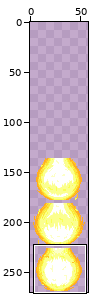
One commit to this sprite sheet: Skills/FinalFlash/FinalFlashWave.png. Above, an overview of the earlier version with the close-up marked.
Close-up. The starting point:
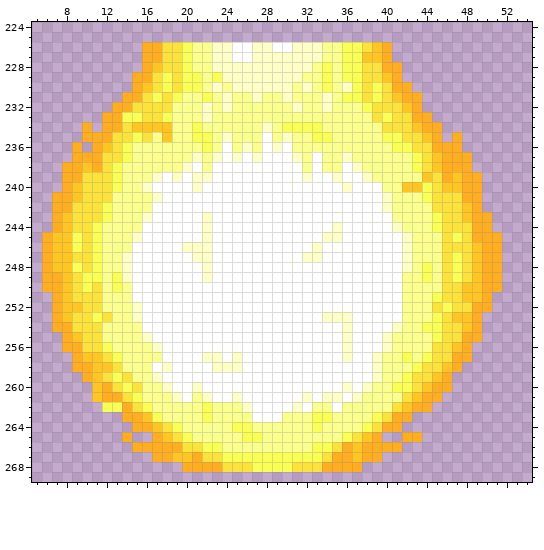
The file is 108x270 pixels, drawn in blocks of 2x2; one block is one cell here. Shown: x 5..54, y 224..269. The old version is drawn lined up with the new one, on the new canvas. The commit also changed other parts of the picture, which this record leaves out.
Once edited:
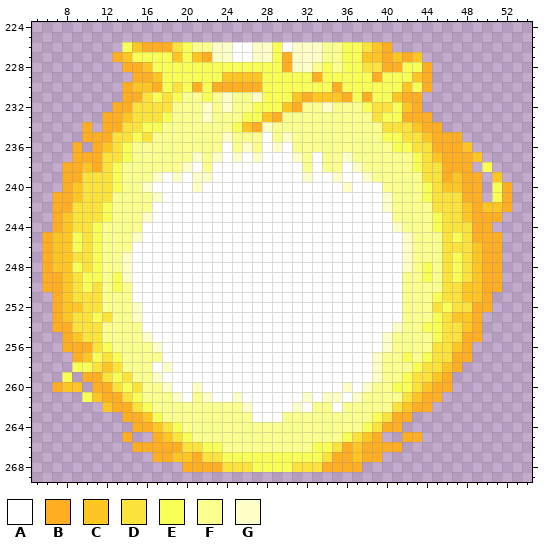
Palette (. is transparent): A #ffffff  B #ffad21  C #ffc623  D #fce33c  E #f9ff54  F #fbff8e  G #fdffc6
Diff:
canvas 54x135 -> 58x270, the old top-left corner now at 2,135
y 226: x 14..15 .. -> EC; x 18 D -> B; x 29 A -> E
y 227: x 13..19 ...BBDD -> BCEEEEC; x 21..22 FF -> CB; x 29..30 GG -> EB; x 41..43 ... -> CBC
y 228: x 14..19 ..BCDD -> BBCEEE; x 21..30 FFGGGGGGGG -> EEEEEEEEEB; x 42..44 ... -> EEB
y 229: x 17 D -> C; x 19 D -> E; x 22 F -> E; x 24..33 GGGGGGGGFF -> CCCCEEEEEB; x 35 F -> E; x 38..44 DDCB... -> EBEEECB
y 230: x 14..15 .B -> BC; x 17 D -> B; x 21..33 EFGFGGGGGGFGF -> BEBBBBBEEEEEE; x 35..36 FG -> BE; x 38 D -> E; x 40..44 DBB.. -> EECEB
y 231: x 28..36 FFGFFFGFE -> EEECBCCCB; x 38 D -> B; x 40 D -> E
y 232: x 27..31 FFFFG -> EEECB; x 41 D -> E
y 233: x 14..15 EE -> CD; x 26..29 FFFF -> EECB; x 41..42 DD -> EB
y 234: x 15..18 CCCC -> DEEF; x 21 E -> F; x 25..27 FFF -> ECB; x 30..33 EEEE -> FFFF
y 235: x 18 C -> F; x 21..22 EE -> FF; x 33..34 EE -> FF; x 46 . -> B
y 236: x 22 E -> F; x 48 . -> C
y 237: x 49 . -> C
y 238: x 45 C -> D; x 50 . -> E
y 239: x 44 C -> D; x 51 . -> C
y 240: x 42..43 CC -> FF; x 51..52 .. -> EB
y 241: x 51..52 .. -> EB
y 242: x 50..52 ... -> CCB
y 243: x 22 G -> A; x 51 . -> B
y 244: x 22 G -> A; x 35 G -> A
y 245: x 22 G -> A; x 34..35 GG -> AA
y 246: x 20..22 GGG -> AAA; x 33 G -> A
y 247: x 21..22 GG -> AA; x 32..33 GG -> AA
y 248..249: x 22 G -> A
y 253: x 34..36 GGG -> AAA
y 254..255: x 36 G -> A
y 256: x 10 D -> B; x 36 G -> A
y 257: x 11 C -> E; x 22..23 GG -> AA; x 25 G -> A; x 36 G -> A
y 258: x 9..11 BBC -> EED; x 23..25 GGG -> AAA
y 259: x 8 . -> E; x 11 C -> B
y 260: x 7..9 ... -> BCC; x 11 C -> B
y 261: x 10 . -> E
y 262: x 12..13 EE -> CB; x 22 E -> F
y 263: x 22 E -> F; x 33..34 EE -> FF
y 264: x 25..26 EE -> FF; x 33 E -> F
y 265: x 26..27 EE -> FF
Boxes around the changes in both close-ups, in picture pixels (x1, y1, x2, y2):
changed: (112, 42, 512, 282)
changed: (322, 312, 352, 362)
changed: (52, 342, 122, 412)
changed: (202, 352, 262, 442)
changed: (312, 412, 332, 432)
